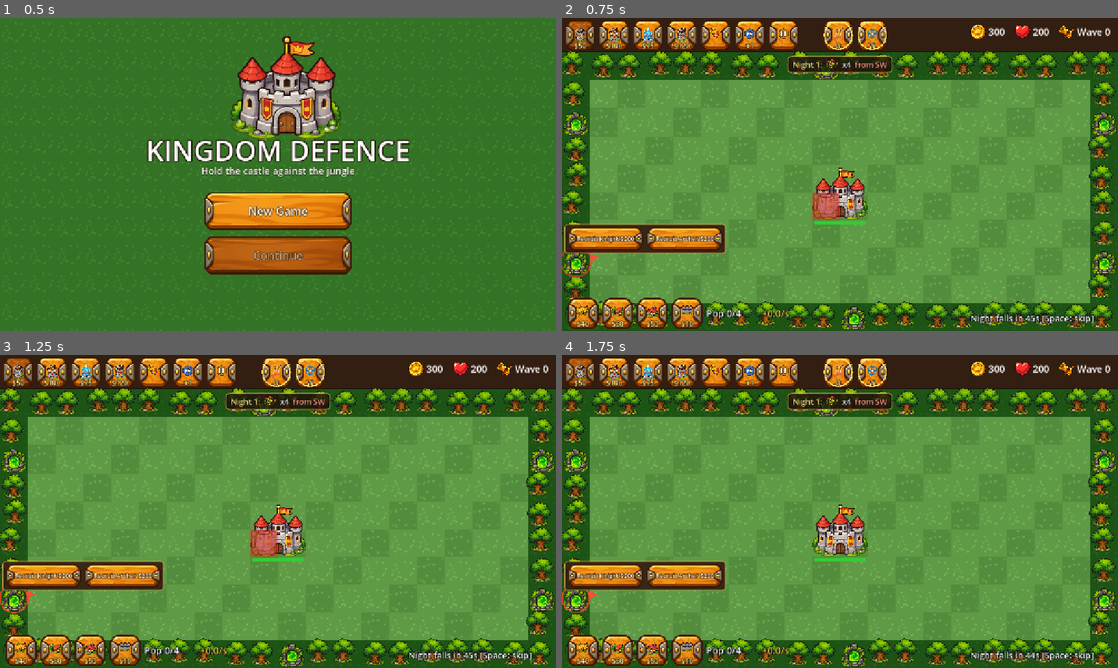
Above: before the commit, frames 1-4 (two rows, left to right).
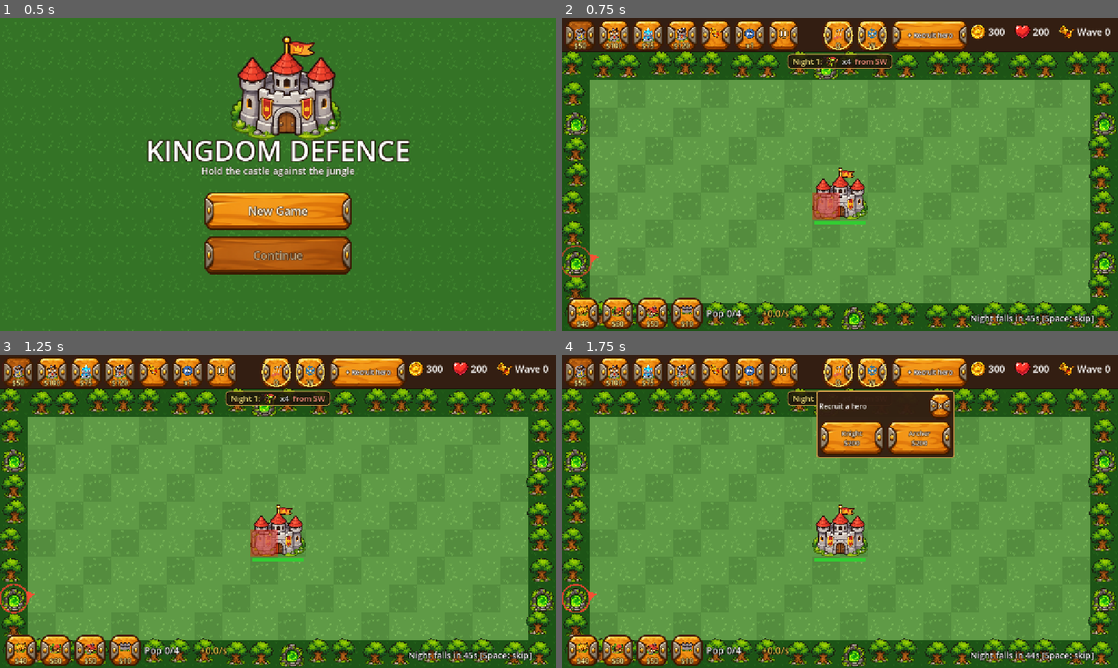
Above: after the commit, the same moments.

Repository: Sosakpanha/Tower-defence
Game: Godot game, scene res://menu.tscn
Same seed, same stepped clock (60 frames per second), same inputs: the game is played once before the commit and once after it.
Inputs (mouse positions are in pixels of both pictures, inside the frame that each line leads up to):
- Up to frame 1 (0.5 s): no input
- Up to frame 2 (0.75 s): click "New Game" at 0.5 s
- Up to frame 3 (1.25 s): no input
- Up to frame 4 (1.75 s): click (928, 373) at 1.25 s, where only the run after the commit has a clickable "+ Recruit hero"

Frame 1 is identical in both runs. In frame 2, 4.6% of the frame differs, in the area x 0-73%, y 1-76%; in frame 3, 4.6%; in frame 4, 9.0%.

Commit message:
UI polish: compact hero chip + popover, boss marker, boss warning layout fix
Co-Authored-By: Claude Sonnet 5.5 <noreply@anthropic.com>

Diff:
--- a/main.gd
+++ b/main.gd
@@ -24,6 +24,7 @@
 var day_banner := DayBanner.new()
 var hero_mgr := HeroManager.new()
 var hero_panel := HeroPanel.new()
+var boss_marker := BossMarker.new()
 var abilities := Abilities.new()
 var ability_bar := AbilityBar.new()
 var aim_ring := AimRing.new()
@@ -52,7 +53,7 @@
 func _ready() -> void:
 	Engine.time_scale = 1.0
 	preview.game = self
-	for n in [map, castle, preview, buildings, tower_mgr, enemies_node, projectiles_node, sfx, waves, day, day_banner, hud, build_menu, hero_mgr, hero_panel, router, lifecycle, abilities, ability_bar, aim_ring, planner, shake, keys, flow, rules, hero_wiring, ability_wiring]:
+	for n in [map, castle, preview, buildings, tower_mgr, enemies_node, projectiles_node, sfx, waves, day, day_banner, boss_marker, hud, build_menu, hero_mgr, router, lifecycle, abilities, ability_bar, aim_ring, planner, hero_panel, shake, keys, flow, rules, hero_wiring, ability_wiring]:
 		add_child(n)
 	hero_mgr.setup(projectiles_node, waves, day)
 	hero_wiring.spent.connect(func(n: int) -> void: gold -= n; _update_hud())
--- a/tools/screenshot_test.gd
+++ b/tools/screenshot_test.gd
@@ -43,6 +43,12 @@
 			m.upgrade_selected(); m.upgrade_selected(); m.upgrade_selected()  # 3rd refused: max level
 			print("UPGRADE level=", m.towers[Vector2i(3, 1)].level, " spent_gold=", g - m.gold, " btn=", m.hud.upgrade_btn.text, " sell=", m.hud.sell_btn.text)
 			print("EVOLVE choices visible=", m.hud.evolve_box.visible, " ", m.hud.evolve_box._buttons.keys())
+			m.hero_panel._on_chip()   # recruit popover
+			wait = 4; step = 20
+		20:
+			shot("00_recruit_popover")
+			print("RECRUIT popover visible=", m.hero_panel.pop.visible, " chip=", m.hero_panel.chip.get_global_rect())
+			m.hero_panel._on_chip()
 			m.gold -= m.hero_mgr.try_buy("knight", m.gold)
 			m.hero_mgr.hero.position += Vector2(90, 80)
 			m.flow.cycle_speed()
@@ -53,6 +59,7 @@
 			m.evolve_selected("ranger")
 			m.hero_mgr.kills = 20; m.hero_mgr.level = 3; m.hero_mgr.changed.emit()
 			print("EVOLVED evo=", m.towers[Vector2i(3, 1)].evo, " hero=", m.hero_mgr.info().name)
+			print("EVOLVE popover visible=", m.hero_panel.pop.visible, " rect=", m.hero_panel.pop.get_global_rect())
 			wait = 4; step = 11
 		11:
 			shot("01b_evolved_tower_and_hero")
@@ -75,11 +82,31 @@
 			wait = 6; step = 4
 		4:
 			shot("03_ability_cast")
-			m.waves.wave = 4      # pretend the next night is wave 5: a boss wave
-			m.planner._on_phase(false, 5)
-			print("PLAN w5 ", WaveManager.describe(5), " portals=", WavePlan.portal_names(5))
+			m.waves.wave = 9      # pretend the next night is wave 10: a boss wave
+			m.planner._on_phase(false, 10)
+			print("PLAN w5 ", WaveManager.describe(10), " portals=", WavePlan.portal_names(10))
 			wait = 6; step = 5
 		5:
 			shot("04_boss_warning")
+			m.hero_panel.pop.closed.emit()   # dismiss the evolve popover
+			print("POPOVER dismissed visible=", m.hero_panel.pop.visible)
+			m.planner._on_phase(true, 10)
+			for e in m.enemies_node.get_children():
+				e.queue_free()
+			var boss := Enemy.new()
+			boss.setup(m.pathing, WavePlan.spawn_cell(10, 0), "boss", 10)
+			m.enemies_node.add_child(boss)
+			boss.position = Vector2(300, 260)
+			boss.hp = boss.max_hp * 0.6
+			wait = 8; step = 6
+		6:
+			shot("05_boss_night")
+			var far := Enemy.new()
+			far.setup(m.pathing, WavePlan.spawn_cell(10, 0), "boss", 10)
+			m.enemies_node.add_child(far)
+			far.position = Vector2(-60, 400)
+			wait = 6; step = 7
+		7:
+			shot("06_boss_offscreen")
 			return true
 	return false
--- /dev/null
+++ b/ui/boss_marker.gd
@@ -0,0 +1,57 @@
+## On-map boss indicator: name tag + HP bar above each boss enemy, and an edge arrow
+## when the boss is outside the visible field. Reads the "enemies" group only; ignores the mouse.
+class_name BossMarker
+extends CanvasLayer
+
+const BAR := Vector2(96, 10)
+const EDGE := Rect2(24, 104, 1232, 592)   # arrows are clamped inside this rect (below the HUD bar)
+
+var canvas := Canvas.new()
+
+
+func _ready() -> void:
+	add_child(canvas)
+
+
+func _process(_d: float) -> void:
+	canvas.bosses = get_tree().get_nodes_in_group("enemies").filter(
+		func(e: Node) -> bool: return e.get("kind") == "boss" and not e.get("dead"))
+	if not canvas.bosses.is_empty() or canvas.drawn:
+		canvas.queue_redraw()
+
+
+class Canvas extends Control:
+	var bosses: Array = []
+	var drawn := false
+
+	func _ready() -> void:
+		mouse_filter = Control.MOUSE_FILTER_IGNORE
+		set_anchors_and_offsets_preset(Control.PRESET_FULL_RECT)
+
+	func _draw() -> void:
+		drawn = not bosses.is_empty()
+		var pulse := 0.65 + 0.35 * sin(Time.get_ticks_msec() / 160.0)
+		for b: Node2D in bosses:
+			var p := b.global_position
+			_tag(p, b)
+			if not EDGE.has_point(p):
+				_arrow(p, pulse)
+
+	func _tag(p: Vector2, b: Node2D) -> void:
+		var y := maxf(p.y - float(b.radius) - 62.0, 92.0)   # keep it out of the HUD bar
+		var x := clampf(p.x, 70.0, Config.SCREEN.x - 70.0)
+		var font := ThemeDB.fallback_font
+		var r := Rect2(x - BAR.x / 2.0, y + 20.0, BAR.x, BAR.y)
+		draw_rect(Rect2(x - 56, y - 2, 112, 20), Color(0.25, 0.0, 0.0, 0.85))
+		draw_string(font, Vector2(x - 56, y + 13), Config.KIND_NAMES.boss.to_upper(), HORIZONTAL_ALIGNMENT_CENTER, 112, 15, Color(1, 0.85, 0.7))
+		draw_rect(r.grow(2), Color.BLACK)
+		draw_rect(r, Color(0.35, 0.05, 0.05))
+		var f := clampf(float(b.hp) / maxf(float(b.max_hp), 1.0), 0.0, 1.0)
+		draw_rect(Rect2(r.position, Vector2(r.size.x * f, r.size.y)), Color(0.9, 0.15, 0.12))
+		draw_colored_polygon(PackedVector2Array([Vector2(x - 7, r.end.y + 4), Vector2(x + 7, r.end.y + 4), Vector2(x, r.end.y + 12)]), Color(0.9, 0.15, 0.12))
+
+	func _arrow(p: Vector2, pulse: float) -> void:
+		var q := Vector2(clampf(p.x, EDGE.position.x, EDGE.end.x), clampf(p.y, EDGE.position.y, EDGE.end.y))
+		var dir := (p - q).normalized()
+		var side := Vector2(-dir.y, dir.x)
+		draw_colored_polygon(PackedVector2Array([q + dir * 16, q - dir * 8 + side * 14, q - dir * 8 - side * 14]), Color(1.0, 0.25, 0.2, pulse))
--- a/ui/boss_warning.gd
+++ b/ui/boss_warning.gd
@@ -8,13 +8,13 @@
 
 func _ready() -> void:
 	label.text = "!  BOSS WAVE TONIGHT  !"
-	label.add_theme_font_size_override("font_size", 22)
+	label.add_theme_font_size_override("font_size", 17)
 	label.add_theme_color_override("font_color", Color(1, 0.9, 0.85))
 	label.add_theme_color_override("font_outline_color", Color(0.45, 0.0, 0.0))
-	label.add_theme_constant_override("outline_size", 8)
+	label.add_theme_constant_override("outline_size", 6)
 	label.horizontal_alignment = HORIZONTAL_ALIGNMENT_CENTER
-	label.position = Vector2(Config.SCREEN.x / 2.0 - 180, 130)
-	label.size = Vector2(360, 30)
+	label.position = Vector2(Config.SCREEN.x / 2.0 - 160, 120)   # jungle strip under the preview, above the grass (y 144)
+	label.size = Vector2(320, 24)
 	label.pivot_offset = label.size / 2.0
 	label.mouse_filter = Control.MOUSE_FILTER_IGNORE
 	label.visible = false
@@ -27,7 +27,7 @@
 	label.visible = on
 	if not on:
 		return
-	label.scale = Vector2(1.6, 1.6)
+	label.scale = Vector2(1.3, 1.3)
 	tween = create_tween()
 	tween.tween_property(label, "scale", Vector2.ONE, 0.35)
 	tween.set_loops()
--- a/ui/hero_panel.gd
+++ b/ui/hero_panel.gd
@@ -1,4 +1,5 @@
-## Bottom-left hero panel: recruit buttons, name/level/HP/XP, move toggle, evolution choices.
+## Compact hero chip docked in the top bar (between the abilities and the stats): portrait,
+## name/level, HP and XP bars. Tap = recruit / evolve popover, or move-toggle otherwise.
 ## Holds no rules: shows `set_info()` from HeroManager and emits signals.
 class_name HeroPanel
 extends CanvasLayer
@@ -7,61 +8,67 @@
 signal evolve_pressed(id: String)
 signal move_pressed
 
+const CHIP_POS := Vector2(758, 4)
+const CHIP_SIZE := Vector2(178, 72)
+
 var info := {}
 var gold := 0
-var panel := PanelContainer.new()
+var chip := Button.new()
+var portrait := Portrait.new()
 var label := Label.new()
-var hp_bar := ProgressBar.new()
-var buy_row := HBoxContainer.new()
-var buy_buttons := {}      # hero kind -> Button
-var move_btn := Button.new()
-var evolve_row := HBoxContainer.new()
-var evolve_buttons := {}   # evolution id -> Button (built on demand)
-var _evo_kind := ""
+var badge := Label.new()
+var hp_bar := Bar.new()
+var xp_bar := Bar.new()
+var pop := HeroPopover.new()
+var _open := false
+var _could_evolve := false
 
 
 func _ready() -> void:
 	process_mode = Node.PROCESS_MODE_ALWAYS
-	var sb := StyleBoxFlat.new()
-	sb.bg_color = Color(0.2, 0.12, 0.07, 0.92)
-	sb.border_color = Color(0.85, 0.65, 0.3)
-	sb.set_border_width_all(2)
-	sb.set_corner_radius_all(6)
-	sb.set_content_margin_all(6)
-	panel.add_theme_stylebox_override("panel", sb)
-	panel.set_anchors_and_offsets_preset(Control.PRESET_BOTTOM_LEFT)
-	panel.offset_left = 6
-	panel.offset_bottom = -84   # sits above the building bar
-	panel.grow_vertical = Control.GROW_DIRECTION_BEGIN
-	var box := VBoxContainer.new()
-	box.add_theme_constant_override("separation", 4)
-	panel.add_child(box)
-	label.add_theme_font_size_override("font_size", 14)
-	box.add_child(label)
-	hp_bar.custom_minimum_size = Vector2(0, 10)
-	hp_bar.show_percentage = false
-	var fill := StyleBoxFlat.new()
-	fill.bg_color = Color.DEEP_SKY_BLUE
-	hp_bar.add_theme_stylebox_override("fill", fill)
-	box.add_child(hp_bar)
-	buy_row.add_theme_constant_override("separation", 6)
-	box.add_child(buy_row)
-	for k: String in Heroes.KINDS:
-		var b := Button.new()
-		b.text = "Recruit %s $%d" % [Heroes.KINDS[k].name, Heroes.KINDS[k].cost]
-		b.custom_minimum_size = Vector2(150, 52)
-		UiStyle.style_button(b, 14)
-		b.pressed.connect(buy_pressed.emit.bind(k))
-		buy_row.add_child(b)
-		buy_buttons[k] = b
-	move_btn.custom_minimum_size = Vector2(0, 48)
-	UiStyle.style_button(move_btn, 14)
-	move_btn.pressed.connect(move_pressed.emit)
-	box.add_child(move_btn)
-	evolve_row.add_theme_constant_override("separation", 6)
-	box.add_child(evolve_row)
-	add_child(panel)
+	chip.position = CHIP_POS
+	chip.custom_minimum_size = CHIP_SIZE
+	chip.size = CHIP_SIZE
+	UiStyle.style_button(chip, 15)
+	chip.pressed.connect(_on_chip)
+	add_child(chip)
+	portrait.position = Vector2(14, 14)
+	portrait.size = Vector2(44, 44)
+	portrait.mouse_filter = Control.MOUSE_FILTER_IGNORE
+	chip.add_child(portrait)
+	label.position = Vector2(64, 8)
+	label.size = Vector2(106, 22)
+	label.add_theme_font_size_override("font_size", 15)
+	label.add_theme_color_override("font_outline_color", Color(0.2, 0.1, 0.03))
+	label.add_theme_constant_override("outline_size", 5)
+	label.mouse_filter = Control.MOUSE_FILTER_IGNORE
+	chip.add_child(label)
+	hp_bar.position = Vector2(64, 34)
+	xp_bar.position = Vector2(64, 48)
+	_style_bar(hp_bar, Color.DEEP_SKY_BLUE, 10)
+	_style_bar(xp_bar, Color(0.95, 0.8, 0.25), 7)
+	badge.text = "!"
+	badge.position = Vector2(CHIP_SIZE.x - 22, -6)
+	badge.add_theme_font_size_override("font_size", 20)
+	badge.add_theme_color_override("font_color", Color(1, 0.9, 0.3))
+	badge.add_theme_color_override("font_outline_color", Color(0.4, 0.05, 0.0))
+	badge.add_theme_constant_override("outline_size", 8)
+	badge.mouse_filter = Control.MOUSE_FILTER_IGNORE
+	chip.add_child(badge)
+	pop.position = Vector2(CHIP_POS.x + CHIP_SIZE.x - 350, CHIP_POS.y + CHIP_SIZE.y + 6)
+	pop.visible = false
+	pop.buy_pressed.connect(buy_pressed.emit)
+	pop.evolve_pressed.connect(evolve_pressed.emit)
+	pop.closed.connect(_set_open.bind(false))
+	add_child(pop)
 	set_info({"has": false})
+
+
+func _style_bar(b: Bar, color: Color, h: float) -> void:
+	b.size = Vector2(104, h)
+	b.color = color
+	b.mouse_filter = Control.MOUSE_FILTER_IGNORE
+	chip.add_child(b)
 
 
 func set_gold(g: int) -> void:
@@ -71,47 +78,77 @@
 
 func set_info(d: Dictionary) -> void:
 	info = d
+	var can: bool = d.get("has", false) and d.get("evolve", false)
+	if can and not _could_evolve:
+		_open = true        # offer the choice once; the player can dismiss it
+	_could_evolve = can
+	if d.get("has", false) and _open and not can:
+		_open = false       # recruited or evolved: done
+	_refresh()
+
+
+func _on_chip() -> void:
+	if not info.get("has", false) or _could_evolve:
+		_set_open(not _open)
+	else:
+		move_pressed.emit()
+
+
+func _set_open(on: bool) -> void:
+	_open = on
 	_refresh()
 
 
 func _refresh() -> void:
 	var has: bool = info.get("has", false)
 	var alive: bool = info.get("alive", false)
-	buy_row.visible = not has
-	for k: String in buy_buttons:
-		buy_buttons[k].disabled = gold < Heroes.KINDS[k].cost
-	label.visible = has
+	portrait.visible = has
 	hp_bar.visible = has and alive
-	move_btn.visible = has and alive
-	if has:
+	xp_bar.visible = has
+	badge.visible = _could_evolve
+	if not has:
+		label.position = Vector2(0, 24)
+		label.size = Vector2(CHIP_SIZE.x, 22)
+		label.horizontal_alignment = HORIZONTAL_ALIGNMENT_CENTER
+		label.text = "+ Recruit hero"
+	else:
+		label.position = Vector2(64, 8)
+		label.size = Vector2(106, 22)
+		label.horizontal_alignment = HORIZONTAL_ALIGNMENT_LEFT
 		var nk: int = info.next_kills
-		label.text = "%s  Lv %d   %s" % [info.name, info.level, "MAX" if nk < 0 else "kills %d/%d" % [info.kills, nk]]
-		if not alive:
-			label.text += "\nDown - back in %ds (or at dawn)" % ceili(info.respawn)
-		hp_bar.max_value = info.max_hp
-		hp_bar.value = info.hp
-		move_btn.text = "Tap map to move..." if info.selected else "Move hero (or tap it)"
-	evolve_row.visible = has and info.get("evolve", false)
-	if evolve_row.visible:
-		_fill_evolve_row()
-	panel.reset_size()
+		label.text = "%s Lv%d" % [info.name, info.level] if alive else "Down %ds" % ceili(info.respawn)
+		hp_bar.set_frac(info.hp / maxf(info.max_hp, 1.0))
+		xp_bar.set_frac(1.0 if nk < 0 else float(info.kills) / maxf(nk, 1))
+		portrait.color = Heroes.KINDS[info.kind].color
+		portrait.dim = not alive
+		portrait.selected = info.get("selected", false)
+		portrait.queue_redraw()
+		chip.tooltip_text = "Tap to move the hero, then tap the map" if alive else ""
+	pop.visible = _open and pop.refresh(info, gold)
 
 
-func _fill_evolve_row() -> void:
-	var kind: String = info.kind
-	if _evo_kind != kind:   # build the two branch buttons for this hero
-		for b: Button in evolve_buttons.values():
-			b.queue_free()
-		evolve_buttons.clear()
-		for id: String in Heroes.EVOS[kind]:
-			var b := Button.new()
-			var e: Dictionary = Heroes.EVOS[kind][id]
-			b.text = "%s $%d\n%s" % [e.name, Heroes.EVOLVE_COST, e.desc]
-			b.custom_minimum_size = Vector2(150, 62)
-			UiStyle.style_button(b, 13)
-			b.pressed.connect(evolve_pressed.emit.bind(id))
-			evolve_row.add_child(b)
-			evolve_buttons[id] = b
-		_evo_kind = kind
-	for b: Button in evolve_buttons.values():
-		b.disabled = gold < Heroes.EVOLVE_COST
+## Round colored portrait with a ring that lights up while the hero is selected for moving.
+class Portrait extends Control:
+	var color := Color.WHITE
+	var dim := false
+	var selected := false
+
+	func _draw() -> void:
+		var c := size / 2.0
+		draw_circle(c, 21.0, Color(0.1, 0.06, 0.03))
+		draw_circle(c, 18.0, color.darkened(0.5 if dim else 0.0))
+		draw_arc(c, 21.0, 0, TAU, 32, Color(1, 0.9, 0.3) if selected else Color(0.85, 0.65, 0.3), 3.0)
+
+
+## Thin filled bar (fraction 0..1) on a dark track.
+class Bar extends Control:
+	var color := Color.WHITE
+	var frac := 0.0
+
+	func set_frac(f: float) -> void:
+		frac = clampf(f, 0.0, 1.0)
+		queue_redraw()
+
+	func _draw() -> void:
+		draw_rect(Rect2(Vector2.ZERO, size), Color(0.08, 0.05, 0.03, 0.9))
+		draw_rect(Rect2(Vector2.ZERO, Vector2(size.x * frac, size.y)), color)
--- /dev/null
+++ b/ui/hero_popover.gd
@@ -0,0 +1,88 @@
+## Small dismissable popover under the hero chip: recruit choices (no hero) or evolution
+## choices (level 3). Emits the same intents as the panel; holds no rules.
+class_name HeroPopover
+extends PanelContainer
+
+signal buy_pressed(kind: String)
+signal evolve_pressed(id: String)
+signal closed
+
+const BTN := Vector2(150, 64)
+
+var title := Label.new()
+var buy_row := HBoxContainer.new()
+var evolve_row := HBoxContainer.new()
+var buy_buttons := {}      # hero kind -> Button
+var evolve_buttons := {}   # evolution id -> Button (built per hero kind)
+var _evo_kind := ""
+
+
+func _ready() -> void:
+	var sb := StyleBoxFlat.new()
+	sb.bg_color = Color(0.2, 0.12, 0.07, 0.96)
+	sb.border_color = Color(0.85, 0.65, 0.3)
+	sb.set_border_width_all(2)
+	sb.set_corner_radius_all(6)
+	sb.set_content_margin_all(6)
+	add_theme_stylebox_override("panel", sb)
+	var box := VBoxContainer.new()
+	box.add_theme_constant_override("separation", 4)
+	add_child(box)
+	var head := HBoxContainer.new()
+	box.add_child(head)
+	title.size_flags_horizontal = Control.SIZE_EXPAND_FILL
+	title.vertical_alignment = VERTICAL_ALIGNMENT_CENTER
+	title.add_theme_font_size_override("font_size", 16)
+	head.add_child(title)
+	var x := Button.new()
+	x.text = "X"
+	x.custom_minimum_size = Vector2(48, 48)
+	UiStyle.style_button(x, 16)
+	x.pressed.connect(closed.emit)
+	head.add_child(x)
+	buy_row.add_theme_constant_override("separation", 6)
+	box.add_child(buy_row)
+	evolve_row.add_theme_constant_override("separation", 6)
+	box.add_child(evolve_row)
+	for k: String in Heroes.KINDS:
+		var b := Button.new()
+		b.text = "%s\n$%d" % [Heroes.KINDS[k].name, Heroes.KINDS[k].cost]
+		b.custom_minimum_size = BTN
+		UiStyle.style_button(b, 15)
+		b.pressed.connect(buy_pressed.emit.bind(k))
+		buy_row.add_child(b)
+		buy_buttons[k] = b
+
+
+## Shows the right content; returns false when there is nothing to offer (caller hides us).
+func refresh(info: Dictionary, gold: int) -> bool:
+	var has: bool = info.get("has", false)
+	var evo: bool = has and info.get("evolve", false)
+	buy_row.visible = not has
+	evolve_row.visible = evo
+	title.text = "Recruit a hero" if not has else "Evolve %s" % info.name
+	for k: String in buy_buttons:
+		buy_buttons[k].disabled = gold < Heroes.KINDS[k].cost
+	if evo:
+		_fill_evolve(info.kind, gold)
+	reset_size()
+	return not has or evo
+
+
+func _fill_evolve(kind: String, gold: int) -> void:
+	if _evo_kind != kind:
+		for b: Button in evolve_buttons.values():
+			b.queue_free()
+		evolve_buttons.clear()
+		for id: String in Heroes.EVOS[kind]:
+			var e: Dictionary = Heroes.EVOS[kind][id]
+			var b := Button.new()
+			b.text = "%s $%d\n%s" % [e.name, Heroes.EVOLVE_COST, e.desc]
+			b.custom_minimum_size = Vector2(170, 72)
+			UiStyle.style_button(b, 13)
+			b.pressed.connect(evolve_pressed.emit.bind(id))
+			evolve_row.add_child(b)
+			evolve_buttons[id] = b
+		_evo_kind = kind
+	for b: Button in evolve_buttons.values():
+		b.disabled = gold < Heroes.EVOLVE_COST
--- a/ui/wave_preview.gd
+++ b/ui/wave_preview.gd
@@ -15,8 +15,8 @@
 	sb.set_corner_radius_all(8)
 	sb.content_margin_left = 12
 	sb.content_margin_right = 12
-	sb.content_margin_top = 4
-	sb.content_margin_bottom = 4
+	sb.content_margin_top = 2
+	sb.content_margin_bottom = 2
 	panel.add_theme_stylebox_override("panel", sb)
 	panel.mouse_filter = Control.MOUSE_FILTER_IGNORE
 	row.mouse_filter = Control.MOUSE_FILTER_IGNORE
@@ -45,7 +45,7 @@
 	_label("from " + ", ".join(portal_names), Color(1.0, 0.6, 0.5))
 	panel.visible = true
 	panel.reset_size()
-	panel.position = Vector2((Config.SCREEN.x - panel.size.x) / 2.0, 88.0)
+	panel.position = Vector2((Config.SCREEN.x - panel.size.x) / 2.0, 83.0)
 
 
 func hide_plan() -> void:
Not shown, added: ui/boss_marker.gd.uid
Not shown, added: ui/hero_popover.gd.uid
